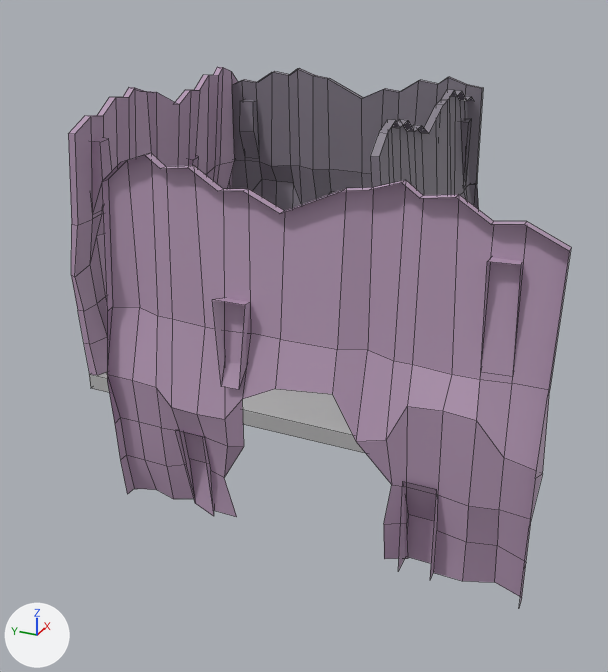
The FBX model Cryptique/Assets/FBX/FullRoom/4 - Cave/Grotte_entree_grotte_int_v3.fbx, before and after one commit.
Rendered twice from a 50 mm camera at (-19.7, -9.25, 10.52) aimed at (-2.85, -1.67, 2.1). The axes (+X, +Y, +Z) are drawn at lower left. The lights are the same throughout. Mesh edges are drawn as thin lines on the coarser meshes. Where no turn or scale is listed for an object, it has been applied to the vertices.

Objects in the first picture: 'murs_rocheux11', 'murs_rocheux2', 'murs_rocheux_entree', 'murs_rocheux_entree1', 'sol10'.
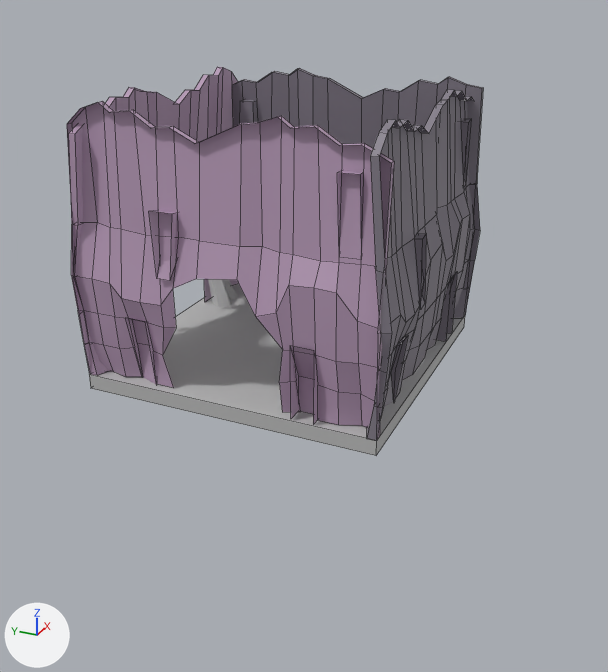
Where the newer file only moved an object's origin or applied its transform, the numbers keep the older frame.

Boxes (x1, y1, x2, y2) around the edits, measured in the pictures (608 x 672 px):
'murs_rocheux_entree1', mesh moved
    before: (102, 153, 571, 607)
    after: (67, 101, 394, 439)
'murs_rocheux11', unchanged, uncovered by the edit
    before: (370, 89, 479, 209)
    after: (367, 89, 480, 441)
'sol10', unchanged, uncovered by the edit
    before: (89, 372, 365, 453)
    after: (89, 283, 465, 456)
'murs_rocheux_entree', unchanged, covered by the edit
    both: (68, 67, 238, 375)

What changed in the scene script:
```text
Change me_mesh_004:
    where me_mesh_004.from_pydata(...)  # 144 vertices, 103 faces; spans x -0.23..0.57, y -0.08..8.1, z -0.1..7.02
    used by ob_murs_rocheux_entree1; location = (-8.09, -8.02, 0.39)
    me_mesh_004 part 1: the whole mesh is moved by (4.09, 4.02, 0.01)
```
